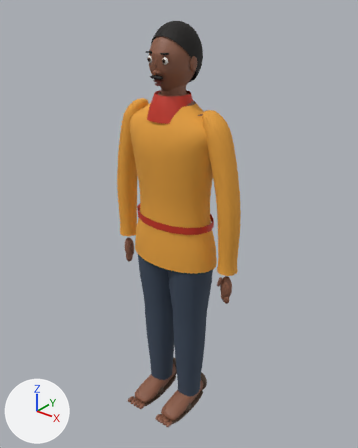
An edit to the glTF model assets/npc/npc_vendor_lod1.glb, drawn before and after from the same camera.
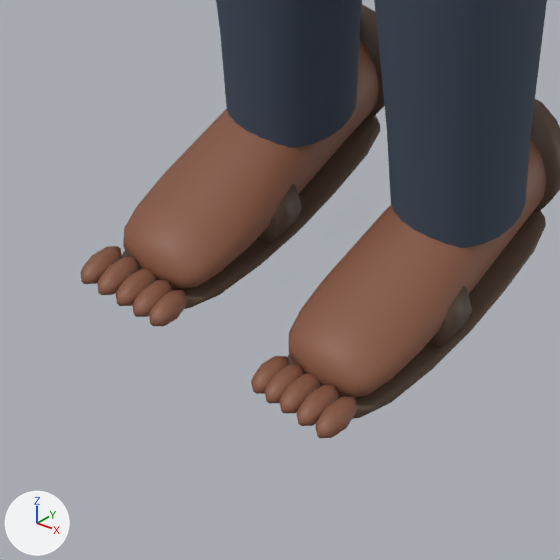
There are two pictures of each version: one whole from a camera (50 mm lens) standing at (1.173, -1.437, 1.821) and looking at (0.014, 0.012, 0.923), one close up on the part from 32% to 57% of the width and 80% to 100% of the height. The lights are fixed; the arrows at lower left show +X, +Y and +Z. The first two pictures are the older version.

Script lines for the objects in view, before the commit:
```python
me_torso = bpy.data.meshes.new('Torso')
me_torso.from_pydata(...)  # 6700 vertices, 12735 faces; spans x -0.31..0.31, y -0.21..0.12, z -0.01..1.7
me_torso.materials.append(mat_skin)  # brown #8a5a44
me_torso.materials.append(mat_eye)  # white #f2f0ea
me_torso.materials.append(mat_iris)  # brown #4a2e1c
me_torso.materials.append(mat_pupil)  # black #0c0a09
me_torso.materials.append(mat_hair)  # black #15110e
me_torso.materials.append(mat_lip)  # dark red #7a3a30
me_torso.materials.append(mat_top)  # orange #e9a23b
me_torso.materials.append(mat_accent)  # red #c8321f
me_torso.materials.append(mat_bottom)  # dark blue #3d4a5c
me_torso.materials.append(mat_shoe)  # brown #5a4636
ob_body = bpy.data.objects.new('Body', me_torso)
ob_body.location = (0.0, 0.0, 0.0)
```
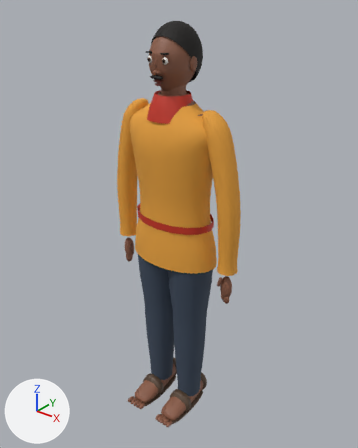
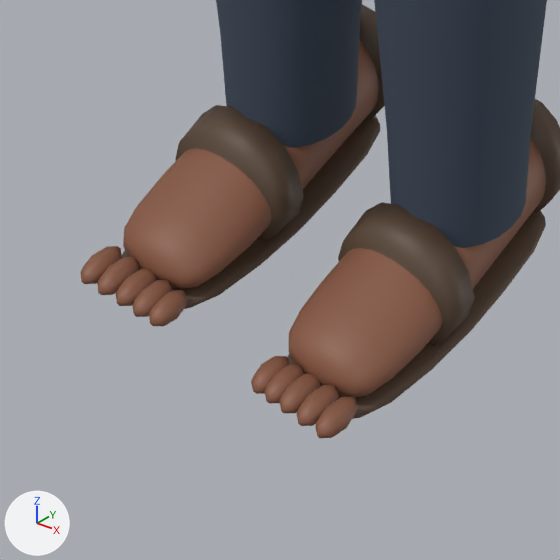
What differs and where, as boxes (x1, y1, x2, y2) in the close-ups (560 x 560 px; the box of a moved part takes in the faces that stretch with it):
part 1 of me_torso, moved or reshaped: before (259, 183, 472, 349); after (175, 105, 475, 346)

What the commit changed:
me_torso is used by ob_body; location (0.0, 0.0, 0.0).
me_torso had 6700 vertices, 12735 faces and spanned x -0.31..0.31, y -0.21..0.12, z -0.01..1.7.
me_torso now has 6700 vertices, 12735 faces and spans x -0.31..0.31, y -0.21..0.12, z 0.0..1.7.
me_torso part 1: 41 vertices moved from x -0.14..0.14, y -0.19..-0.05, z 0.01..0.07 to x -0.14..0.14, y -0.19..-0.05, z 0.02..0.1.
Other edits to the shape of me_torso do not show in these pictures.
